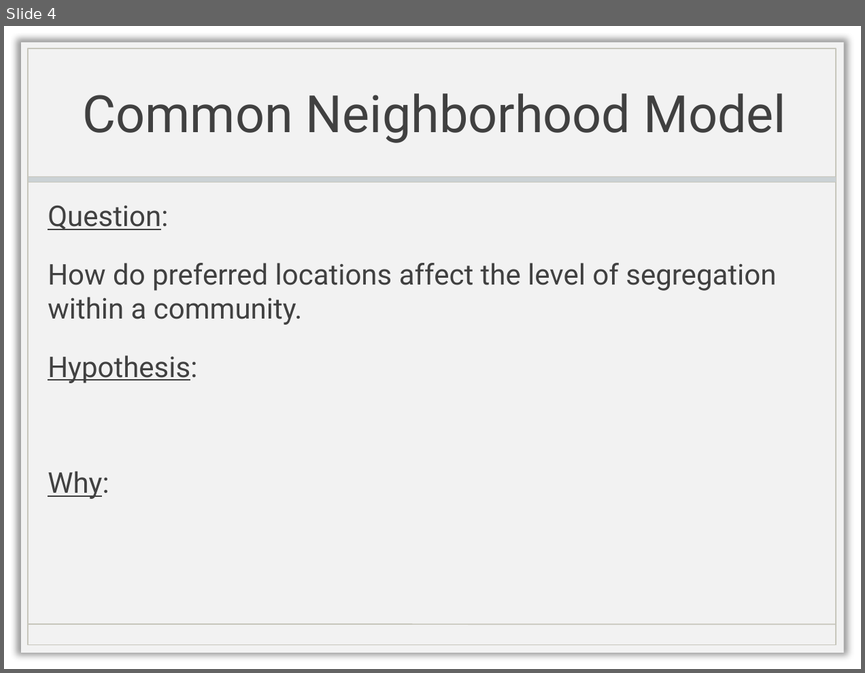
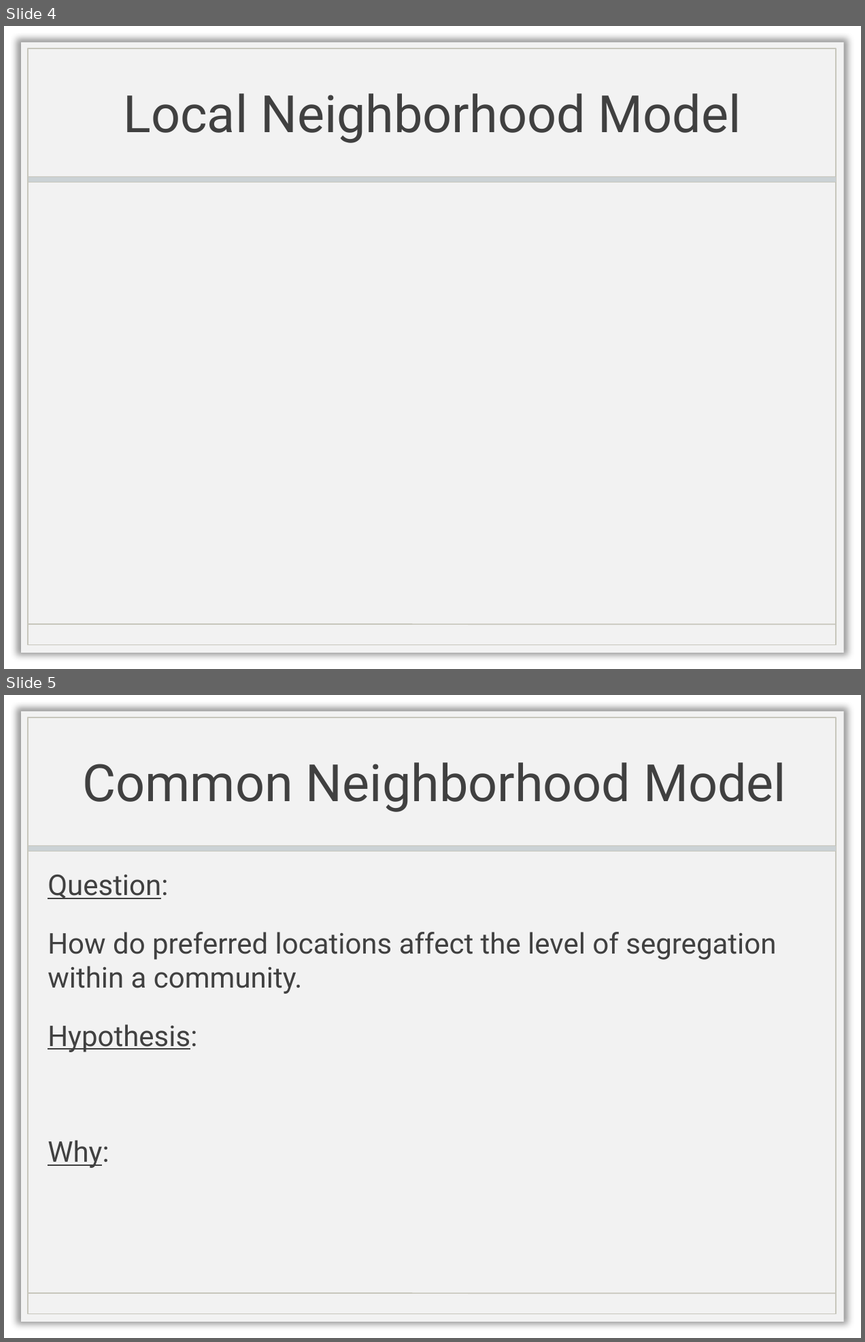
Before and after one commit to chathika/CAP6675HW2, a slide deck: CAP6675_HW2_Presentation.pptx. Shown one above the other, each under a label of ours: slide 4 before the commit, slides 4 and 5 after it. The pictures are 865x673 and 865x1342 pixels, drawn with LibreOffice and Linux fonts; fonts in the diff are those of the drawing; background and template pictures are left out. Boxes give left, top, right and bottom in pixels: in the first picture for what was removed or moved away, otherwise in the second. Text is boxed around its words. In the diff, an @@ line names an element or a change of style, - is before the commit and + after.

```diff
--- a/CAP6675_HW2_Presentation.pptx
+++ b/CAP6675_HW2_Presentation.pptx
@@ slide 4 added at (4, 26, 861, 669), background picture (left out); not listed: 4 template elements that a slide beside it also shows @@
@@ title added at (124, 93, 741, 143), 43.2 pt, text #404040 @@
+Local Neighborhood Model
@@ what was slide 4 is now slide 5 @@
```
Also in this commit, not shown: 2 other slides added.
